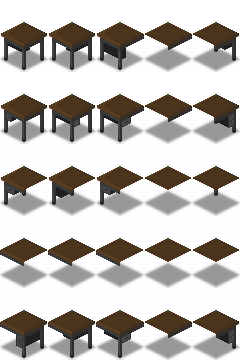
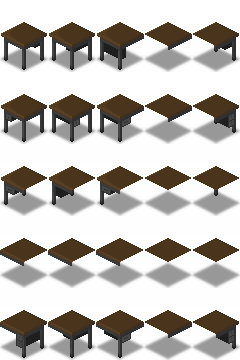
Layered file, before and after one edit (w=240, h=360). Changes by layer:
painted on "Box dark 2" over bbox(8, 43, 40, 52)
